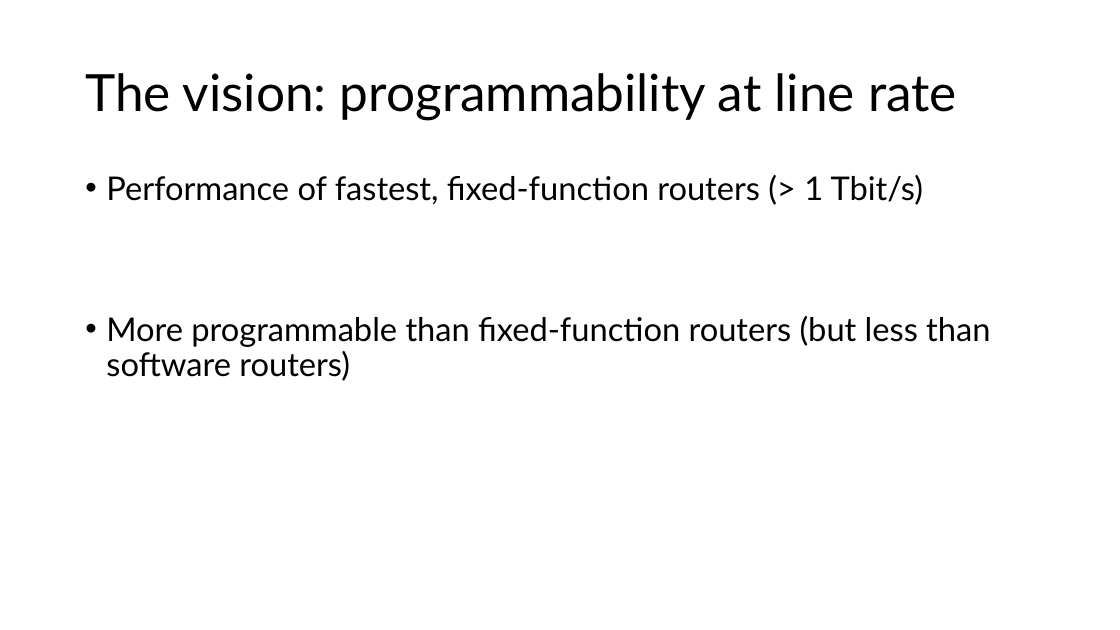
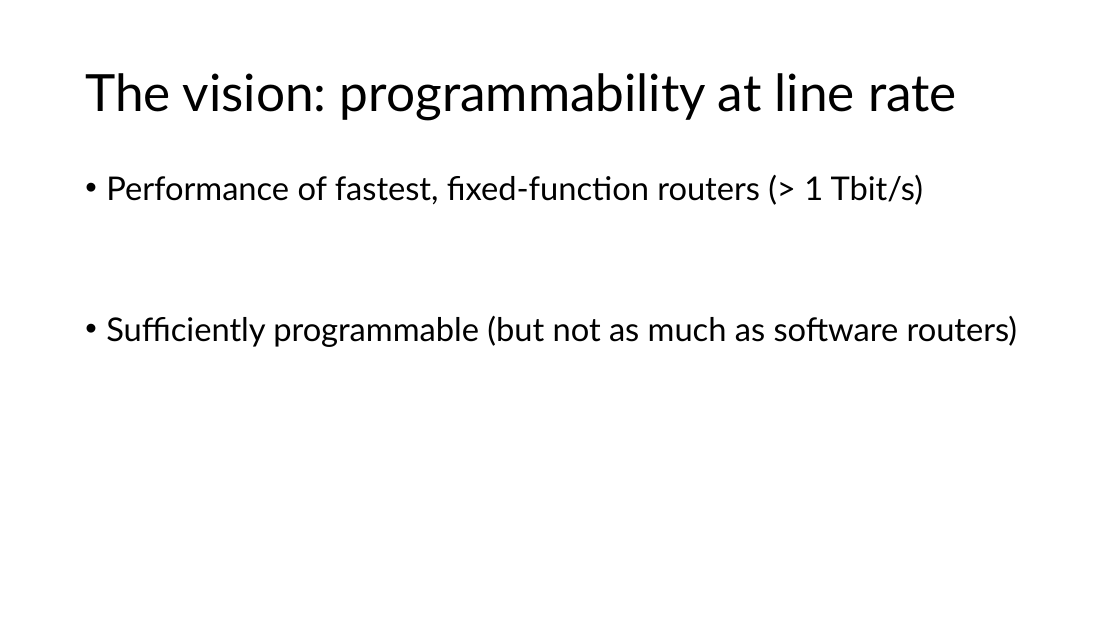
Before and after one commit to anirudhSK/pifo-domino-marple-ppts, a slide deck: slide 5 of combined_domino_pifo.pptx. Drawn at 1120x630 pixels with LibreOffice and Linux fonts; fonts in the diff are those of the drawing. Boxes give left, top, right and bottom in pixels: in the first picture for what was removed or moved away, otherwise in the second. Text is boxed around its words. In the diff, an @@ line names an element or a change of style, - is before the commit and + after.

```diff
--- a/combined_domino_pifo.pptx
+++ b/combined_domino_pifo.pptx
@@ text at [106, 316, 1018, 347]: text changed @@
-• More programmable than fixed-function routers (but less than software routers)
+• Sufficiently programmable (but not as much as software routers)
```
Also in this commit, not shown: 12 other slides changed, 1 slide added.
